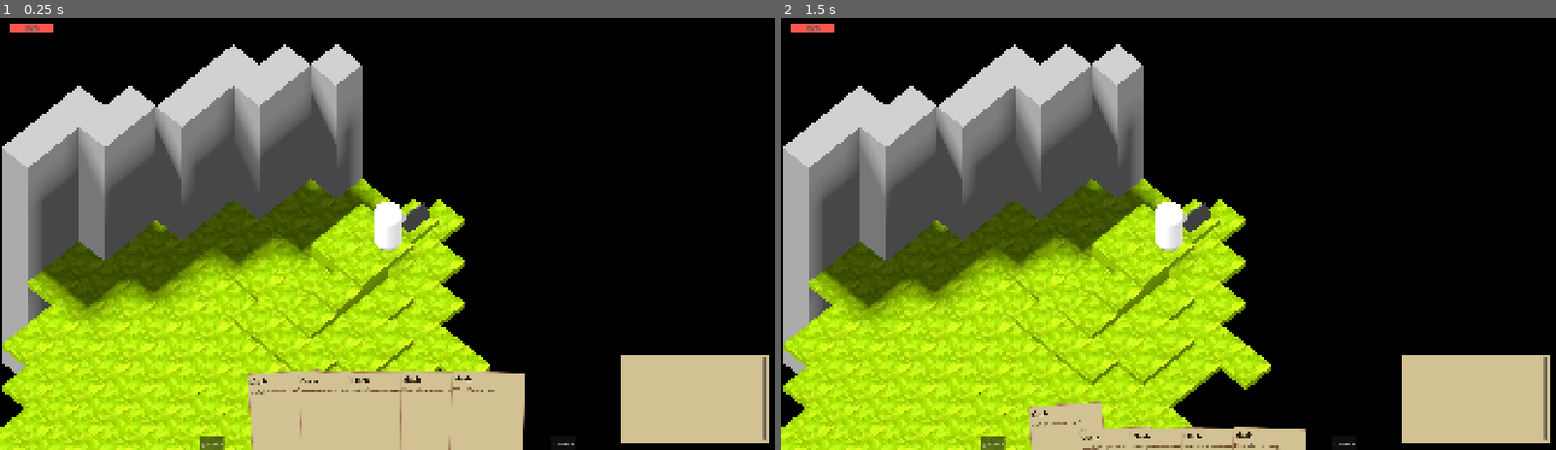
Above: before the commit, frames 1-2 (left to right).
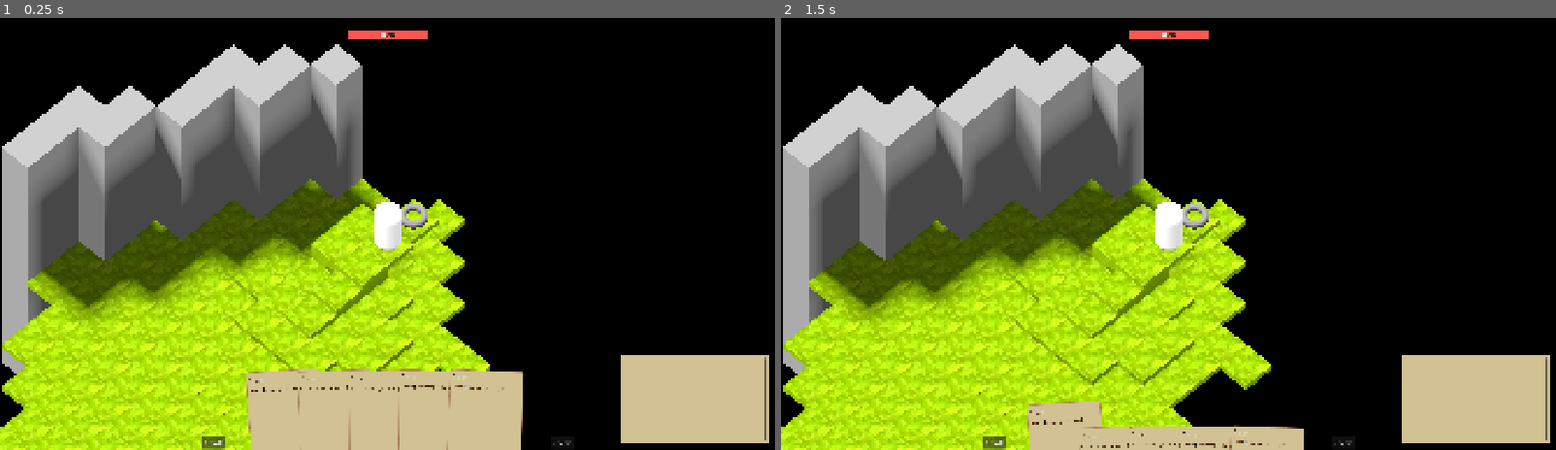
Above: after the commit, the same moments.

Repository: meelkor/veilways
Game: Godot game, scene res://prototype.tscn
The game is run twice, just before and just after one commit, with the same random seed, the same clock (stepped at 60 frames per second) and the same inputs.
Inputs (mouse positions are in pixels of both pictures, inside the frame that each line leads up to):
- Up to frame 1 (0.25 s): no input
- Up to frame 2 (1.5 s): click "3 cards" at 0.5 s; click (1067, 415) at 1.27 s

The runs differ from the first frame. In frame 1, 1.4% of the frame differs, in the area x 1-99%, y 1-100%; in frame 2, 1.2%.

Commit message:
add small hp bar version and use in world
also make npcs/player into inherited scenes so we can keep stuff in
actor scene

also change font

Diff:
--- a/content/npcs/critter.tscn
+++ b/content/npcs/critter.tscn
@@ -1,23 +1,37 @@
-[gd_scene load_steps=4 format=3 uid="uid://md4bsr6o7mmf"]
+[gd_scene load_steps=8 format=3 uid="uid://md4bsr6o7mmf"]
 
-[ext_resource type="Script" uid="uid://bypkhd8116weg" path="res://lib/actor/npc.gd" id="1_c5mqb"]
+[ext_resource type="PackedScene" uid="uid://db31qo5ehi165" path="res://lib/actor/npc.tscn" id="1_c5mqb"]
+[ext_resource type="Script" uid="uid://bvk7isnhf4iqe" path="res://lib/cards/card.gd" id="2_518xe"]
+[ext_resource type="Resource" uid="uid://ogd6w3xilsd0" path="res://content/cards/slash.tres" id="3_re20y"]
+[ext_resource type="Script" uid="uid://dmdhu2kxcbu8s" path="res://lib/deck.gd" id="4_lxfoi"]
 
-[sub_resource type="PrismMesh" id="PrismMesh_bjtid"]
-size = Vector3(0.5, 0.4, 0.8)
+[sub_resource type="Resource" id="Resource_6ebex"]
+script = ExtResource("4_lxfoi")
+draw_pile = Array[ExtResource("2_518xe")]([ExtResource("3_re20y"), ExtResource("3_re20y")])
+metadata/_custom_type_script = "uid://dmdhu2kxcbu8s"
 
-[sub_resource type="PrismMesh" id="PrismMesh_c5mqb"]
-size = Vector3(0.2, 0.2, 0.2)
+[sub_resource type="CapsuleShape3D" id="CapsuleShape3D_2wxry"]
+resource_local_to_scene = true
+radius = 0.38549805
+height = 0.7709961
 
-[node name="Critter" type="Node3D" unique_id=1171793010]
-script = ExtResource("1_c5mqb")
-max_hp = 8
-hp = 8
-metadata/_custom_type_script = "uid://oaumavmt3u5t"
+[sub_resource type="TorusMesh" id="TorusMesh_8k7wk"]
+inner_radius = 0.2
+outer_radius = 0.4
 
-[node name="MeshInstance3D" type="MeshInstance3D" parent="." unique_id=1200511032]
-transform = Transform3D(1, 0, 0, 0, 1, 0, 0, 0, 1, 0, 0.2, 0)
-mesh = SubResource("PrismMesh_bjtid")
+[node name="Npc" unique_id=793530510 instance=ExtResource("1_c5mqb")]
+npc_name = "Critter"
+deck = SubResource("Resource_6ebex")
+max_hp = 10
+hp = 10
 
-[node name="MeshInstance3D2" type="MeshInstance3D" parent="." unique_id=155282299]
-transform = Transform3D(1, 0, 0, 0, -0.99481344, -0.10171617, 0, 0.10171617, -0.99481344, 0, 0.3466084, 0.42536044)
-mesh = SubResource("PrismMesh_c5mqb")
+[node name="StaticBody3D" parent="." index="0" unique_id=470150517]
+collision_layer = 8
+
+[node name="CollisionShape3D" parent="StaticBody3D" index="0" unique_id=1702974316]
+transform = Transform3D(1, 0, 0, 0, 1, 0, 0, 0, 1, 0, 0.2173686, 0)
+shape = SubResource("CapsuleShape3D_2wxry")
+
+[node name="MeshInstance3D" type="MeshInstance3D" parent="." index="1" unique_id=1605560861]
+transform = Transform3D(1, 0, 0, 0, 1, 0, 0, 0, 1, 0, 0.13664341, 0)
+mesh = SubResource("TorusMesh_8k7wk")
--- a/lib/actor/actor.gd
+++ b/lib/actor/actor.gd
@@ -1,6 +1,8 @@
 @tool
 class_name Actor
 extends Node3D
+
+signal hovered(hover: bool)
 
 @export var deck: Deck
 
@@ -12,8 +14,6 @@
 @export var dead: bool
 
 @export var temp_hp: int
-
-@export var _body: StaticBody3D
 
 var coordinate: Vector3i = Vector3i.ZERO:
 	get():
@@ -27,8 +27,13 @@
 	get():
 		return Utils.get_tile_key(coordinate)
 
+var damaged: bool:
+	get():
+		return hp != max_hp or temp_hp > 0
+
 var _editor_last_snap: Vector3 = Vector3.INF
 
+var _hovered: bool
 
 func can_cast_card_to(card: Card, target_tile: Vector3i) -> bool:
 	var distance_tiles := distance_to_tile(target_tile)
@@ -97,23 +102,14 @@
 			_editor_last_snap = position
 
 
-func _enter_tree() -> void:
-	# Create the collision body used to detect actors nearby player. Make into
-	# scene?
-	if not Engine.is_editor_hint() and not _body:
-		_body = StaticBody3D.new()
-		var col_shape := CollisionShape3D.new()
-		var shape := SphereShape3D.new()
-		shape.radius = 0.25
-		col_shape.shape = shape
-		_body.add_child(col_shape)
-		_body.collision_mask = 0
-		_body.collision_layer = 0b1000
-		add_child(_body)
-		_body.owner = self
-		_body.name = "BodyOf%s" % to_string()
-		col_shape.owner = self
+func _on_static_body_3d_mouse_entered() -> void:
+	_hovered = true
+	hovered.emit(true)
 
+
+func _on_static_body_3d_mouse_exited() -> void:
+	_hovered = false
+	hovered.emit(false)
 
 func _get_max_hp() -> int:
 	return max_hp
--- /dev/null
+++ b/lib/actor/actor.tscn
@@ -0,0 +1,20 @@
+[gd_scene load_steps=3 format=3 uid="uid://3mto5kqu5sbn"]
+
+[ext_resource type="Script" uid="uid://oaumavmt3u5t" path="res://lib/actor/actor.gd" id="1_384xv"]
+
+[sub_resource type="CapsuleShape3D" id="CapsuleShape3D_dtf2f"]
+resource_local_to_scene = true
+
+[node name="Actor" type="Node3D" unique_id=793530510]
+script = ExtResource("1_384xv")
+
+[node name="StaticBody3D" type="StaticBody3D" parent="." unique_id=470150517]
+collision_layer = 24
+collision_mask = 0
+
+[node name="CollisionShape3D" type="CollisionShape3D" parent="StaticBody3D" unique_id=1702974316]
+transform = Transform3D(1, 0, 0, 0, 1, 0, 0, 0, 1, 0, 1, 0)
+shape = SubResource("CapsuleShape3D_dtf2f")
+
+[connection signal="mouse_entered" from="StaticBody3D" to="." method="_on_static_body_3d_mouse_entered"]
+[connection signal="mouse_exited" from="StaticBody3D" to="." method="_on_static_body_3d_mouse_exited"]
--- a/lib/actor/npc.gd
+++ b/lib/actor/npc.gd
@@ -4,6 +4,37 @@
 
 @export var npc_name: String
 
+@onready var _hp_bar_wrapper := %HpBarWrapper as Control
+@onready var _hp_bar := %HpBar as HpBar
+@onready var _self_ray_cast := $SelfRayCast as RayCast3D
+
+func _ready() -> void:
+	super._ready()
+	_hp_bar.actor = self
+	hovered.connect(_update_hp_bar_size)
+
+
+func _process(delta: float) -> void:
+	super._process(delta)
+
+	if not Engine.is_editor_hint():
+		# todo: we can do this only once ig?
+		var camera := get_viewport().get_camera_3d()
+		if _self_ray_cast.is_colliding():
+			var pos3d := _self_ray_cast.get_collision_point() + Vector3.UP * 0.25
+			var pos2d := camera.unproject_position(pos3d)
+			_hp_bar_wrapper.global_position = pos2d
+			_hp_bar.visible = _hovered or damaged
+
+
+func _update_hp_bar_size(large: bool) -> void:
+	if large:
+		_hp_bar.size.y = 24
+		_hp_bar.position.y = -20
+	else:
+		_hp_bar.size.y = 4
+		_hp_bar.position.y = 0
+
 
 func _to_string() -> String:
 	return "NPC_%s" % npc_name
--- /dev/null
+++ b/lib/actor/npc.tscn
@@ -0,0 +1,42 @@
+[gd_scene load_steps=5 format=3 uid="uid://db31qo5ehi165"]
+
+[ext_resource type="PackedScene" uid="uid://3mto5kqu5sbn" path="res://lib/actor/actor.tscn" id="1_dtf2f"]
+[ext_resource type="Script" uid="uid://bypkhd8116weg" path="res://lib/actor/npc.gd" id="2_c5cox"]
+[ext_resource type="PackedScene" uid="uid://dddrt4paeru7q" path="res://ui/hp_bar/hp_bar.tscn" id="3_31vvi"]
+
+[sub_resource type="CapsuleShape3D" id="CapsuleShape3D_c5cox"]
+resource_local_to_scene = true
+
+[node name="Npc" unique_id=793530510 instance=ExtResource("1_dtf2f")]
+script = ExtResource("2_c5cox")
+npc_name = ""
+
+[node name="CollisionShape3D" parent="StaticBody3D" parent_id_path=PackedInt32Array(470150517) index="0" unique_id=1702974316]
+shape = SubResource("CapsuleShape3D_c5cox")
+
+[node name="HpBarWrapper" type="Control" parent="." index="1" unique_id=895894491]
+unique_name_in_owner = true
+layout_mode = 3
+anchors_preset = 0
+
+[node name="HpBar" parent="HpBarWrapper" index="0" unique_id=1068573325 node_paths=PackedStringArray("actor") instance=ExtResource("3_31vvi")]
+unique_name_in_owner = true
+layout_mode = 1
+anchors_preset = 7
+anchor_left = 0.5
+anchor_top = 1.0
+anchor_right = 0.5
+anchor_bottom = 1.0
+offset_left = -31.75
+offset_top = -4.0
+offset_right = 31.75
+offset_bottom = 0.0
+grow_horizontal = 2
+grow_vertical = 0
+actor = NodePath("../..")
+
+[node name="SelfRayCast" type="RayCast3D" parent="." index="2" unique_id=1283908213]
+transform = Transform3D(1, 0, 0, 0, 1, 0, 0, 0, 1, 0, 5, 0)
+target_position = Vector3(0, -5, 0)
+collision_mask = 8
+hit_back_faces = false
--- a/lib/actor/player.tscn
+++ b/lib/actor/player.tscn
@@ -1,51 +1,58 @@
-[gd_scene load_steps=7 format=3 uid="uid://d1t48fst4j8t5"]
+[gd_scene load_steps=9 format=3 uid="uid://d1t48fst4j8t5"]
 
 [ext_resource type="Script" uid="uid://ba4urehi1a11d" path="res://lib/actor/player.gd" id="1_lx7nv"]
+[ext_resource type="PackedScene" uid="uid://3mto5kqu5sbn" path="res://lib/actor/actor.tscn" id="1_qv1bj"]
 [ext_resource type="Texture2D" uid="uid://b7vnuxoxfcscl" path="res://resources/movement_arrow.png" id="2_hps26"]
 [ext_resource type="PackedScene" uid="uid://bothi5fsfftgq" path="res://ui/player_gui/player_gui.tscn" id="3_qv1bj"]
 
-[sub_resource type="SphereShape3D" id="SphereShape3D_hps26"]
+[sub_resource type="CapsuleShape3D" id="CapsuleShape3D_52jb7"]
+resource_local_to_scene = true
+
+[sub_resource type="SphereShape3D" id="SphereShape3D_htr1n"]
 radius = 20.0
 
 [sub_resource type="StandardMaterial3D" id="StandardMaterial3D_883nb"]
 diffuse_mode = 3
 specular_mode = 1
 
-[sub_resource type="CapsuleMesh" id="CapsuleMesh_mbk3n"]
+[sub_resource type="CapsuleMesh" id="CapsuleMesh_crejn"]
 material = SubResource("StandardMaterial3D_883nb")
 radius = 0.4
 height = 1.8
 
-[node name="Player" type="Node3D" unique_id=57778643]
+[node name="Player" unique_id=793530510 instance=ExtResource("1_qv1bj")]
 script = ExtResource("1_lx7nv")
 
-[node name="ActiveArea" type="Area3D" parent="." unique_id=1581905617]
+[node name="CollisionShape3D" parent="StaticBody3D" parent_id_path=PackedInt32Array(470150517) index="0" unique_id=1702974316]
+shape = SubResource("CapsuleShape3D_52jb7")
+
+[node name="ActiveArea" type="Area3D" parent="." index="3" unique_id=404378020]
 collision_layer = 0
 collision_mask = 8
 
-[node name="CollisionShape3D" type="CollisionShape3D" parent="ActiveArea" unique_id=1647447734]
-shape = SubResource("SphereShape3D_hps26")
+[node name="CollisionShape3D" type="CollisionShape3D" parent="ActiveArea" index="0" unique_id=2057823546]
+shape = SubResource("SphereShape3D_htr1n")
 
-[node name="MeshInstance3D" type="MeshInstance3D" parent="." unique_id=2095894186]
+[node name="MeshInstance3D" type="MeshInstance3D" parent="." index="4" unique_id=1560932378]
 transform = Transform3D(1, 0, 0, 0, 1, 0, 0, 0, 1, 0, 0.8443577, 0)
 layers = 2
-mesh = SubResource("CapsuleMesh_mbk3n")
+mesh = SubResource("CapsuleMesh_crejn")
 
-[node name="Camera3D" type="Camera3D" parent="." unique_id=340286303]
+[node name="Camera3D" type="Camera3D" parent="." index="5" unique_id=418307194]
 transform = Transform3D(-0.70710677, -0.57060707, 0.41762128, 0, 0.5906057, 0.8069603, -0.70710677, 0.57060707, -0.41762128, 2.5, 5.4, -2.5)
 projection = 1
 current = true
 size = 12.0
 
-[node name="Arrow" type="Decal" parent="." unique_id=16440143]
+[node name="Arrow" type="Decal" parent="." index="6" unique_id=1026966781]
 transform = Transform3D(1, 0, 0, 0, 1, 0, 0, 0, 1, 0, 0, -1.2206546)
 size = Vector3(1, 1, 1)
 texture_albedo = ExtResource("2_hps26")
 albedo_mix = 0.9
 
-[node name="RangeDecals" type="Node3D" parent="." unique_id=1260695710]
+[node name="RangeDecals" type="Node3D" parent="." index="7" unique_id=37140428]
 
-[node name="EffectDecals" type="Node3D" parent="." unique_id=1008649385]
+[node name="EffectDecals" type="Node3D" parent="." index="8" unique_id=1482261389]
 top_level = true
 
-[node name="PlayerGui" parent="." unique_id=1997076290 instance=ExtResource("3_qv1bj")]
+[node name="PlayerGui" parent="." index="9" unique_id=1997076290 instance=ExtResource("3_qv1bj")]
--- a/lib/game.gd
+++ b/lib/game.gd
@@ -170,7 +170,7 @@
 	if Engine.is_editor_hint():
 		return
 	for npc: Npc in find_children("", "Npc"):
-		_npcs[Utils.get_tile_key(npc.position)] = npc
+		_npcs[npc.tile_key] = npc
 	# wait for active area to detect actors, dunno why two frames are needed
 	await get_tree().physics_frame
 	await get_tree().physics_frame
--- a/project.godot
+++ b/project.godot
@@ -33,15 +33,16 @@
 [gui]
 
 theme/custom="uid://bt1wtnycqamh0"
-theme/custom_font="uid://dj4x3yj2p8a7d"
+theme/custom_font="uid://c1s22bmdsieao"
 
 [layer_names]
 
 3d_physics/layer_1="World"
 3d_physics/layer_4="Actors"
+3d_physics/layer_5="Mouse"
 
 [rendering]
 
-textures/canvas_textures/default_texture_filter=0
 renderer/rendering_method="mobile"
 textures/decals/filter=2
+2d/snap/snap_2d_transforms_to_pixel=true
--- a/ui/hp_bar/hp_bar.gd
+++ b/ui/hp_bar/hp_bar.gd
@@ -1,5 +1,9 @@
+@tool
 class_name HpBar
 extends Control
+
+const HP_BAR_TEMP_HP_LARGE = preload("res://ui/hp_bar/hp_bar_temp_hp_large.tres");
+const HP_BAR_TEMP_HP_SMALL = preload("res://ui/hp_bar/hp_bar_temp_hp_small.tres");
 
 @export var actor: Actor
 
@@ -11,9 +15,13 @@
 
 
 func _process(_delta: float) -> void:
-	var max_hp: int = actor.max_hp
-	var hp: int = actor.hp
-	var temp_hp: int = actor.temp_hp
+	var max_hp: int = 100
+	var hp: int = 60
+	var temp_hp: int = 30
+	if actor:
+		max_hp = actor.max_hp
+		hp = actor.hp
+		temp_hp = actor.temp_hp
 
 	if max_hp > 0:
 		_hp_line.size.x = float(hp) / float(max_hp) * size.x
@@ -21,3 +29,13 @@
 		_hp_label.text = "%s/%s" % [hp, max_hp]
 		_temp_hp_label.text = "%s" % temp_hp
 		_temp_hp_shield.visible = temp_hp > 0
+
+
+func _notification(what: int) -> void:
+	if what == NOTIFICATION_RESIZED or what == NOTIFICATION_READY:
+		if size.y > 8:
+			_temp_hp_line.add_theme_stylebox_override("panel", HP_BAR_TEMP_HP_LARGE)
+			_hp_label.visible = true
+		else:
+			_temp_hp_line.add_theme_stylebox_override("panel", HP_BAR_TEMP_HP_SMALL)
+			_hp_label.visible = false
--- /dev/null
+++ b/ui/hp_bar/hp_bar.gdshader
@@ -0,0 +1,14 @@
+shader_type canvas_item;
+
+void vertex() {
+	// Called for every vertex the material is visible on.
+}
+
+void fragment() {
+	COLOR = texture(TEXTURE, UV+0.2) * COLOR;
+}
+
+//void light() {
+//	// Called for every pixel for every light affecting the CanvasItem.
+//	// Uncomment to replace the default light processing function with this one.
+//}
--- a/ui/hp_bar/hp_bar.tscn
+++ b/ui/hp_bar/hp_bar.tscn
@@ -1,34 +1,36 @@
-[gd_scene load_steps=9 format=3 uid="uid://dddrt4paeru7q"]
+[gd_scene load_steps=10 format=3 uid="uid://dddrt4paeru7q"]
 
 [ext_resource type="Script" uid="uid://5mo11dxl2e4d" path="res://ui/hp_bar/hp_bar.gd" id="1_xfh1i"]
 [ext_resource type="Texture2D" uid="uid://bjkmlg1kv5lmf" path="res://resources/temp_hp.png" id="2_lsnvh"]
-[ext_resource type="Texture2D" uid="uid://cw1lcxrxta4i" path="res://resources/temp_hp_overlay.png" id="2_uvt3w"]
+[ext_resource type="StyleBox" uid="uid://cwg3okbapicyy" path="res://ui/hp_bar/hp_bar_temp_hp_large.tres" id="2_uvt3w"]
+[ext_resource type="FontFile" uid="uid://c8yypb76gkt3u" path="res://fonts/GentiumBookPlus-Bold.ttf" id="4_uvt3w"]
+
+[sub_resource type="StyleBoxFlat" id="StyleBoxFlat_lsnvh"]
+bg_color = Color(0.12225222, 0.12225225, 0.12225217, 1)
 
 [sub_resource type="StyleBoxFlat" id="StyleBoxFlat_rwdkh"]
 bg_color = Color(1, 0.34051147, 0.30032542, 1)
-
-[sub_resource type="StyleBoxTexture" id="StyleBoxTexture_rfgq4"]
-texture = ExtResource("2_uvt3w")
-axis_stretch_horizontal = 1
-axis_stretch_vertical = 1
-modulate_color = Color(1, 0.82627416, 0.6998268, 1)
 
 [sub_resource type="StyleBoxTexture" id="StyleBoxTexture_uvt3w"]
 texture = ExtResource("2_lsnvh")
 
 [sub_resource type="LabelSettings" id="LabelSettings_kxbic"]
+font = ExtResource("4_uvt3w")
 outline_size = 4
 outline_color = Color(0.080783345, 0.080783345, 0.080783345, 1)
 
 [sub_resource type="LabelSettings" id="LabelSettings_rwdkh"]
-font_size = 12
+font = ExtResource("4_uvt3w")
+font_size = 14
+font_color = Color(0.8776157, 0.8776158, 0.8776157, 1)
 outline_size = 4
-outline_color = Color(0, 0, 0, 1)
+outline_color = Color(0, 0, 0, 0.8352941)
 
 [node name="HpBar" type="Panel" unique_id=1068573325]
-custom_minimum_size = Vector2(100, 4)
-offset_right = 100.0
-offset_bottom = 24.0
+custom_minimum_size = Vector2(60, 4)
+offset_right = 110.0
+offset_bottom = 16.0
+theme_override_styles/panel = SubResource("StyleBoxFlat_lsnvh")
 script = ExtResource("1_xfh1i")
 
 [node name="HpLine" type="Panel" parent="." unique_id=1421428863]
@@ -36,20 +38,20 @@
 layout_mode = 1
 anchors_preset = 9
 anchor_bottom = 1.0
-offset_right = 62.0
+offset_right = 66.0
 grow_vertical = 2
 size_flags_horizontal = 0
 theme_override_styles/panel = SubResource("StyleBoxFlat_rwdkh")
 
 [node name="TempHpLine" type="Panel" parent="." unique_id=1235167842]
 unique_name_in_owner = true
-texture_repeat = 2
+modulate = Color(1, 0.827451, 0.69803923, 1)
 layout_mode = 1
 anchors_preset = 9
 anchor_bottom = 1.0
-offset_right = 44.0
+offset_right = 33.0
 grow_vertical = 2
-theme_override_styles/panel = SubResource("StyleBoxTexture_rfgq4")
+theme_override_styles/panel = ExtResource("2_uvt3w")
 
 [node name="TempHpShield" type="Control" parent="." unique_id=1143220195]
 unique_name_in_owner = true
@@ -69,8 +71,8 @@
 anchor_bottom = 0.5
 offset_left = -10.0
 offset_top = -17.0
-offset_right = 24.0
-offset_bottom = 17.0
+offset_right = 23.0
+offset_bottom = 16.0
 grow_vertical = 2
 size_flags_horizontal = 0
 theme_override_styles/panel = SubResource("StyleBoxTexture_uvt3w")
@@ -83,24 +85,21 @@
 anchor_bottom = 1.0
 grow_horizontal = 2
 grow_vertical = 2
-text = "20"
+text = "30"
 label_settings = SubResource("LabelSettings_kxbic")
 horizontal_alignment = 1
-vertical_alignment = 3
+vertical_alignment = 1
 
 [node name="HpLabel" type="Label" parent="." unique_id=2088991772]
 unique_name_in_owner = true
 layout_mode = 1
-anchors_preset = -1
-anchor_top = 0.5
+anchors_preset = 15
 anchor_right = 1.0
-anchor_bottom = 0.5
-offset_top = -12.0
-offset_bottom = 10.0
+anchor_bottom = 1.0
 grow_horizontal = 2
 grow_vertical = 2
 size_flags_vertical = 1
-text = "1/1"
+text = "60/100"
 label_settings = SubResource("LabelSettings_rwdkh")
 horizontal_alignment = 1
-vertical_alignment = 3
+vertical_alignment = 1
--- /dev/null
+++ b/ui/hp_bar/hp_bar_temp_hp_large.tres
@@ -0,0 +1,8 @@
+[gd_resource type="StyleBoxTexture" load_steps=2 format=3 uid="uid://cwg3okbapicyy"]
+
+[ext_resource type="Texture2D" uid="uid://cw1lcxrxta4i" path="res://resources/temp_hp_overlay.png" id="1_hejp6"]
+
+[resource]
+texture = ExtResource("1_hejp6")
+axis_stretch_horizontal = 1
+axis_stretch_vertical = 1
--- /dev/null
+++ b/ui/hp_bar/hp_bar_temp_hp_small.tres
@@ -0,0 +1,4 @@
+[gd_resource type="StyleBoxFlat" format=3 uid="uid://bjssacaak8x5p"]
+
+[resource]
+bg_color = Color(1, 1, 1, 1)
--- a/ui/player_gui/player_gui.tscn
+++ b/ui/player_gui/player_gui.tscn
@@ -18,11 +18,14 @@
 [node name="HpBar" parent="." unique_id=1068573325 instance=ExtResource("2_hi2q4")]
 unique_name_in_owner = true
 layout_mode = 1
-anchors_preset = -1
-offset_left = 24.0
-offset_top = 24.0
-offset_right = 134.0
-offset_bottom = 47.0
+anchors_preset = 5
+anchor_left = 0.5
+anchor_right = 0.5
+offset_left = -98.0
+offset_top = 40.0
+offset_right = 98.0
+offset_bottom = 63.0
+grow_horizontal = 2
 
 [node name="Messages" parent="." unique_id=1348350584 instance=ExtResource("3_hi2q4")]
 unique_name_in_owner = true
Binary file changed: default.theme
Binary file added: fonts/GentiumBookPlus-Bold.ttf
Not shown, changed: fonts/GentiumBookPlus-Bold.ttf.import
Binary file added: fonts/GentiumBookPlus-Regular.ttf
Not shown, changed: fonts/GentiumBookPlus-Regular.ttf.import
Binary file removed: fonts/Texturina-Italic-VariableFont_opsz,wght.ttf
Binary file removed: fonts/Texturina-VariableFont_opsz,wght.ttf
Not shown, added: ui/hp_bar/hp_bar.gdshader.uid
